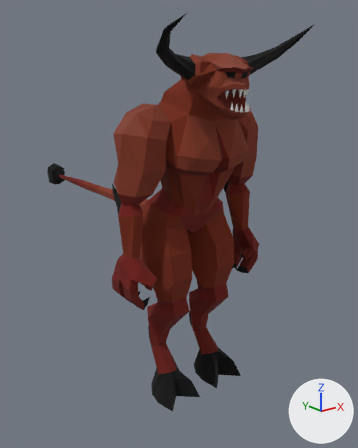
One commit to the glTF model public/assets/enemies-gltf/lesser_demon.glb: the scene before it, then after it.
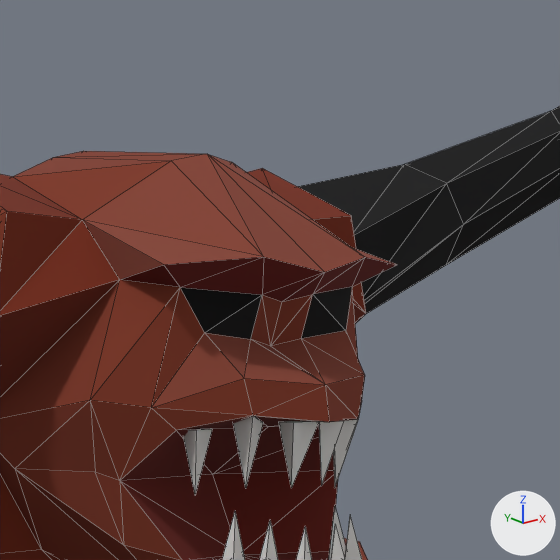
There are two pictures of each version: one whole from a 50 mm lens placed at (-383.0, -468.0, 412.0), pointed at (59.0, 86.0, 190.0), one close up on the part from 56% to 77% of the width and 7% to 24% of the height. Arrows for +X, +Y and +Z are at lower right; the lights stay in place. The older version's two pictures come first. The close-ups show mesh edges as thin lines. Vertices at exactly the same position are counted once.
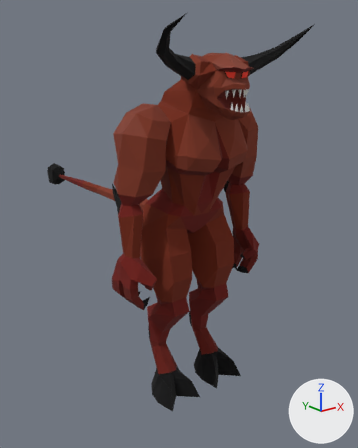
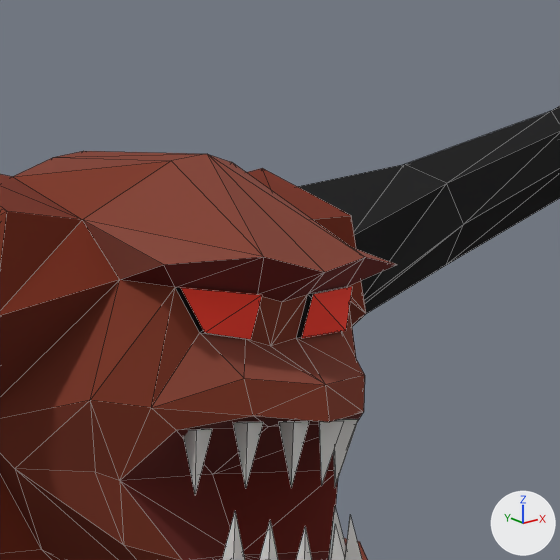
Boxes (x1, y1, x2, y2) around the edits, measured in the close-ups (560 x 560 px; the box of a moved part takes in the faces that stretch with it):
part 1 of me_mesh_0, moved or reshaped: (90, 257, 396, 560) in both
part 2 of me_mesh_0, surface changed (black to red): (180, 287, 352, 339) in both

Diff of the bpy script that builds the scene:
```diff
--- a/public/assets/enemies-gltf/lesser_demon.glb.py
+++ b/public/assets/enemies-gltf/lesser_demon.glb.py
@@ me_mesh_0 @@
 # used by ob_mesh_0; location = (0.0, 0.0, 0.0)
-me_mesh_0.from_pydata(...)  # 681 vertices, 1310 faces; spans x -106.0..106.0, y -112.0..409.0, z 0.0..458.0
+me_mesh_0.from_pydata(...)  # 697 vertices, 1318 faces; spans x -106.0..106.0, y -112.0..409.0, z 0.0..458.0
+# me_mesh_0 part 1
+# 48 faces are deleted
+# 14 vertices are added at x -17.0..17.0, y -96.0..-83.0, z 369.0..409.0
+# 52 new faces join them
+# me_mesh_0 part 2: 8 kept faces spanning x -106.0..17.0, y -88.0..7.0, z 158.0..409.0 get new texture (UV) coordinates
+# other edits to the shape of me_mesh_0 do not show in these pictures
 me_mesh_0.materials.append(mat_material_0)
```
